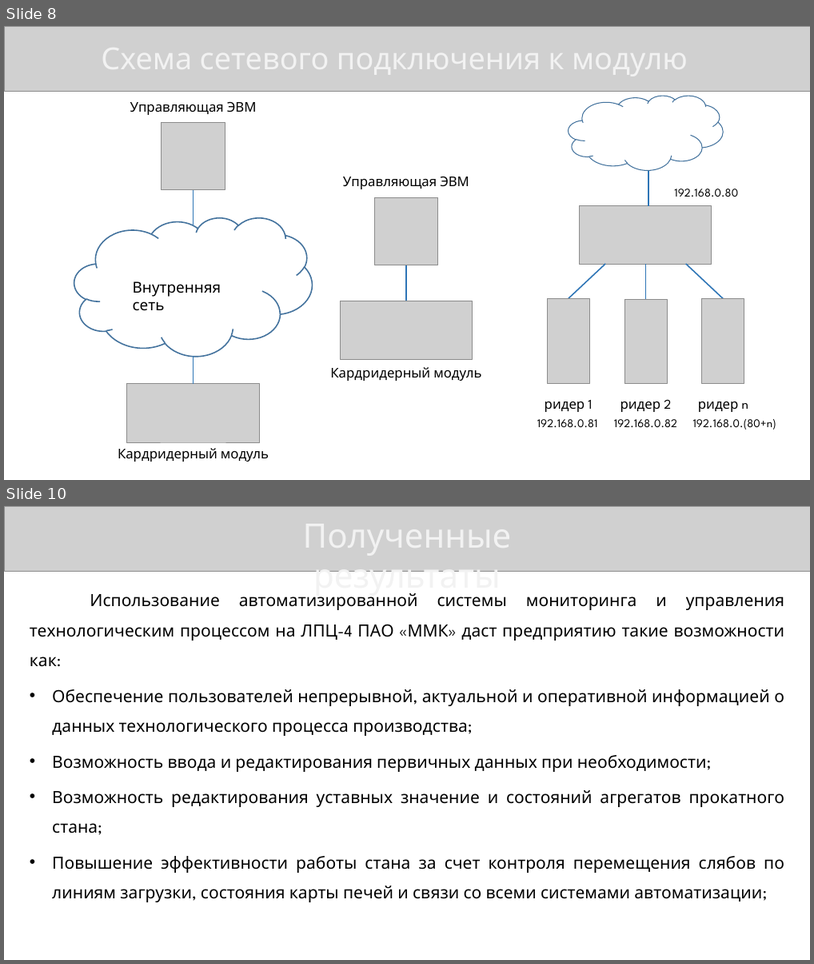
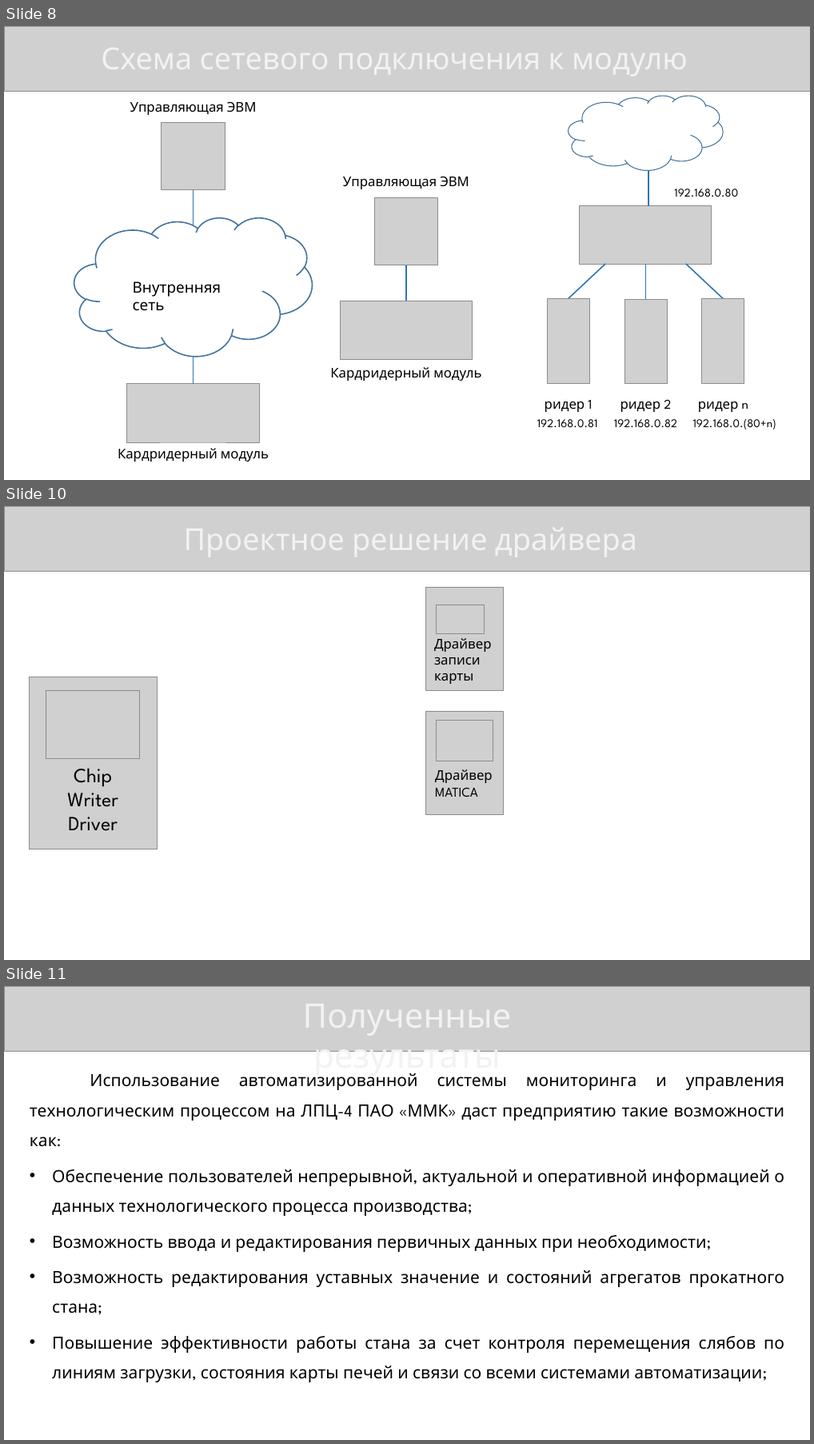
Before and after one commit to KonstantinShemyakin/Diplom, a slide deck: Presentation/NMSTU_Presentation.pptx. Shown one above the other, each under a label of ours: slides 8 and 10 before the commit, slides 8, 10 and 11 after it; the slides between them are not shown. The pictures are 814x964 and 814x1444 pixels, drawn with LibreOffice and Linux fonts; fonts in the diff are those of the drawing; grey boxes stand for pictures. Boxes give left, top, right and bottom in pixels: in the first picture for what was removed or moved away, otherwise in the second. Text is boxed around its words. In the diff, an @@ line names an element or a change of style, - is before the commit and + after.

```diff
--- a/Presentation/NMSTU_Presentation.pptx
+++ b/Presentation/NMSTU_Presentation.pptx
@@ slide 10 added at [4,506,810,960], background #FFFFFF @@
@@ picture added at [4,506,810,571] @@
@@ picture added at [426,587,503,691] @@
@@ picture added at [437,605,485,634] @@
@@ text added at [434,638,492,684], 16 pt, text #000000 @@
+Драйвер записи карты
@@ picture added at [29,676,157,848] @@
@@ picture added at [46,691,140,759] @@
@@ picture added at [426,711,503,815] @@
@@ picture added at [437,720,493,760] @@
@@ text added at [67,768,118,831], 24 pt, text #000000 @@
+Chip
+Writer
+Driver
@@ text added at [435,769,493,796], 16 pt, text #000000 @@
+Драйвер
+MATICA
@@ what was slide 10 is now slide 11 @@
```
Also in this commit, not shown: 4 slides changed.
